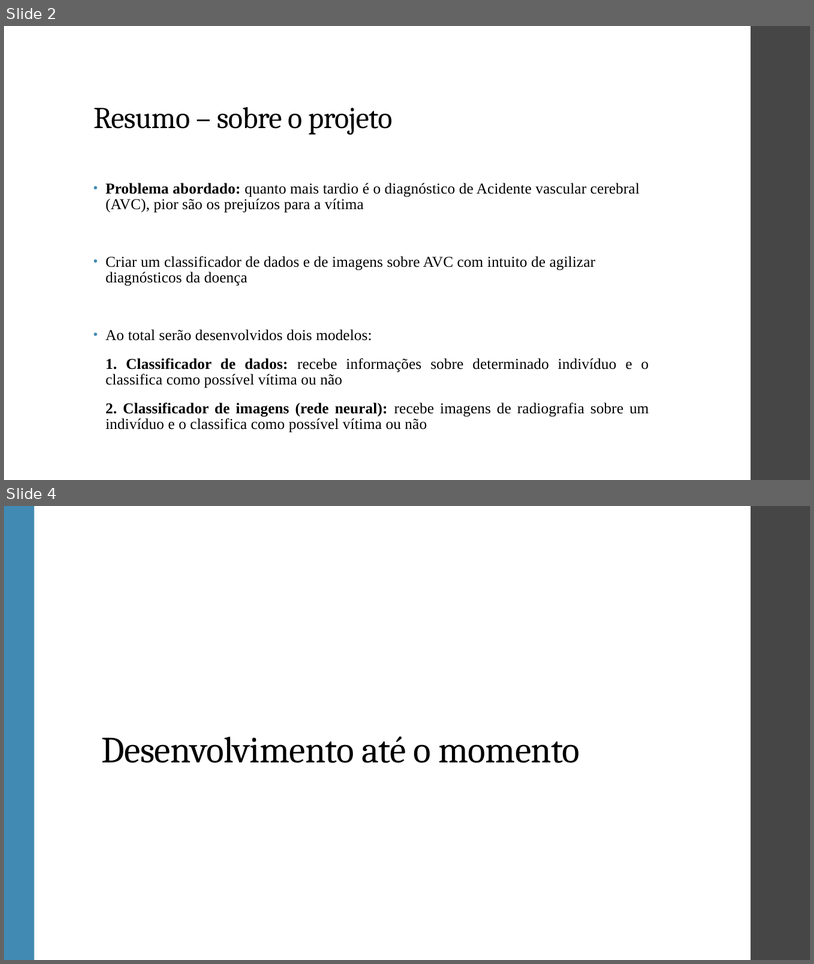
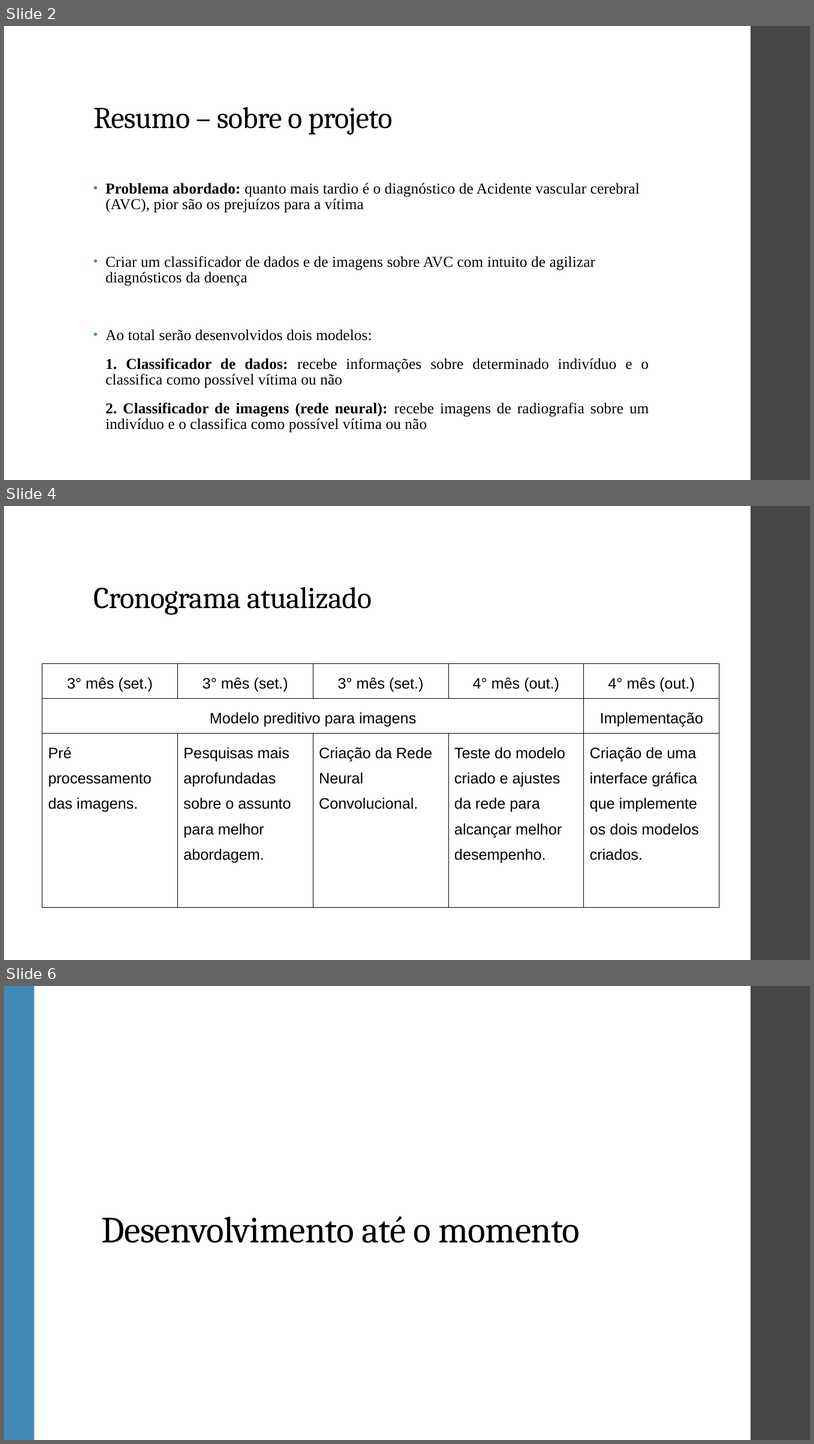
Before and after one commit to ViniPilan/avc-modeling, a slide deck: apresentação.odp. Shown one above the other, each under a label of ours: slides 2 and 4 before the commit, slides 2, 4 and 6 after it; the slides between them are not shown. The pictures are 814x964 and 814x1444 pixels, drawn with LibreOffice and Linux fonts; fonts in the diff are those of the drawing. Boxes give left, top, right and bottom in pixels: in the first picture for what was removed or moved away, otherwise in the second. Text is boxed around its words. In the diff, an @@ line names an element or a change of style, - is before the commit and + after.

```diff
--- a/apresentação.odp
+++ b/apresentação.odp
@@ slide 4 added at <box>4,506,810,960</box>, background #FFFFFF; not listed: 1 template element that a slide beside it also shows @@
@@ title added at <box>93,587,372,615</box>, 36 pt, text #000000 @@
+Cronograma atualizado
@@ table added at <box>42,663,720,906</box>, 3 rows, 5 columns @@
+3° mês (set.) | 3° mês (set.) | 3° mês (set.) | 4° mês (out.) | 4° mês (out.)
+Modelo preditivo para imagens |  |  |  | Implementação
+Pré processamento das imagens. | Pesquisas mais aprofundadas sobre o assunto para melhor abordagem. | Criação da Rede Neural Convolucional. | Teste do modelo criado e ajustes da rede para alcançar melhor desempenho. | Criação de uma interface gráfica que implemente os dois modelos criados.
@@ what was slide 4 is now slide 6 @@
```
Also in this commit, not shown: 3 slides changed, 4 other slides added, 2 slides removed, 3 other files.
